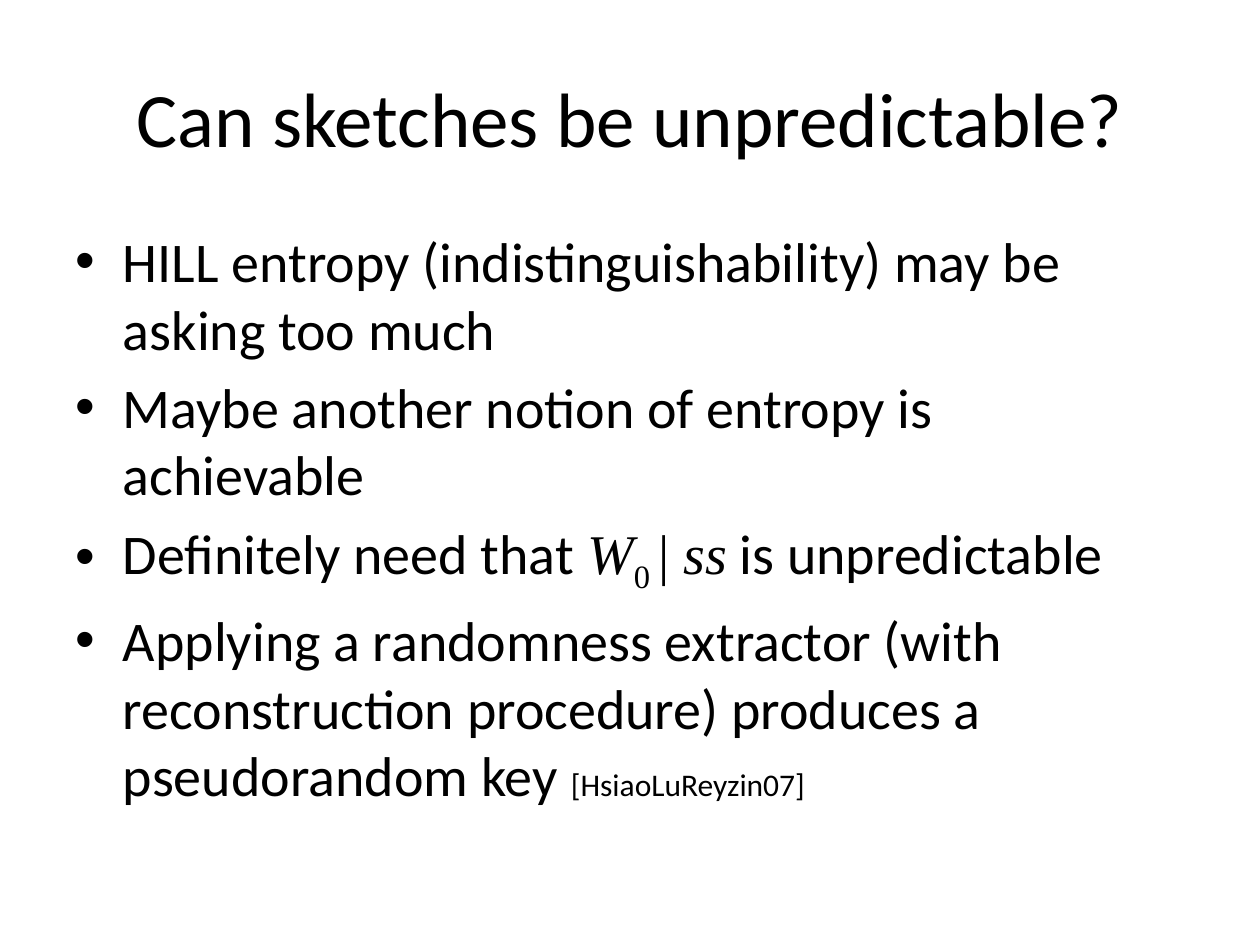
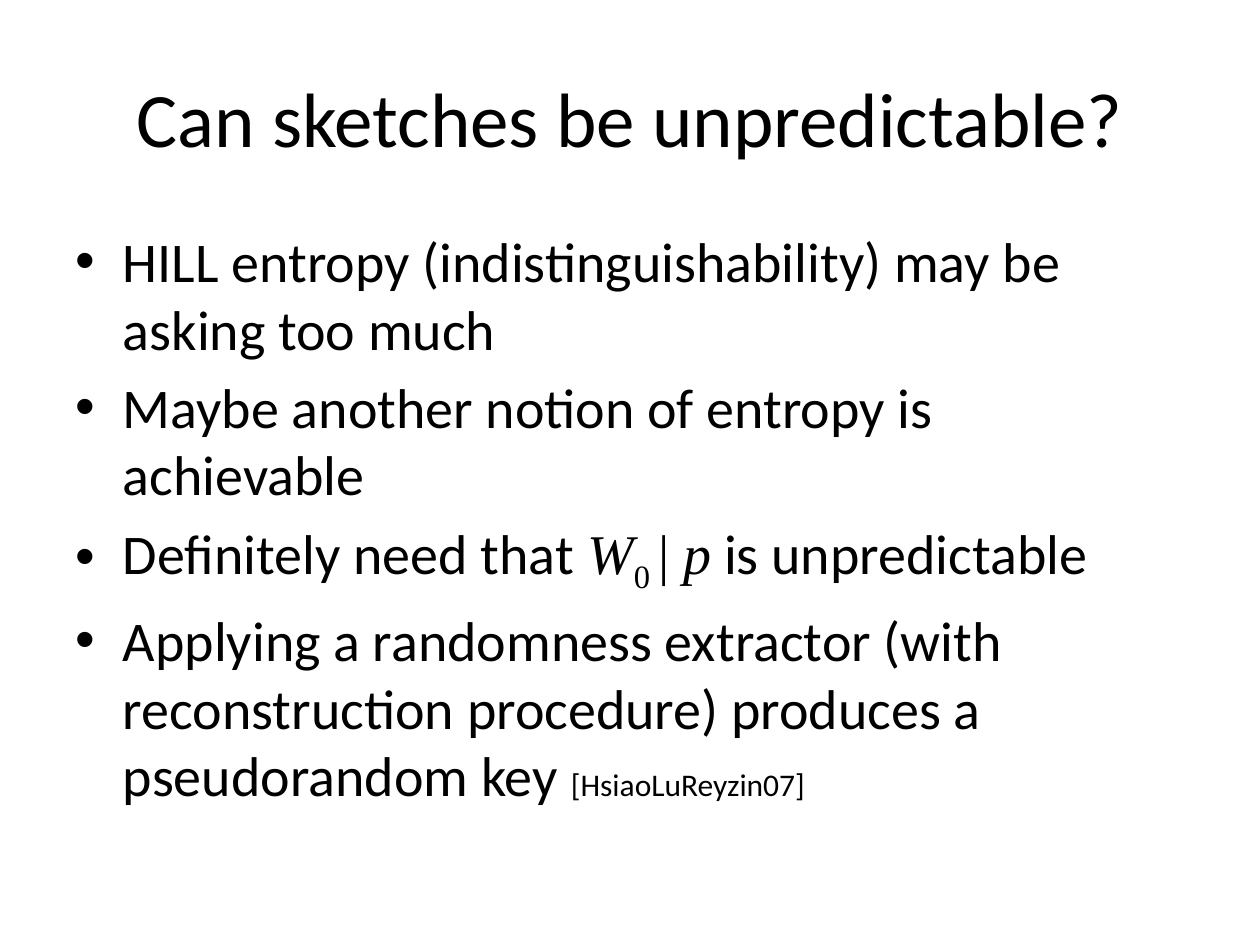
Before and after one commit to xianruimeng/comp-fuzzy-ext, a slide deck: slide 15 of ComputationalFuzzyExtractors.pptx. Drawn at 1260x945 pixels with LibreOffice and Linux fonts; fonts in the diff are those of the drawing. Boxes give left, top, right and bottom in pixels: in the first picture for what was removed or moved away, otherwise in the second. Text is boxed around its words. In the diff, an @@ line names an element or a change of style, - is before the commit and + after.

```diff
--- a/ComputationalFuzzyExtractors.pptx
+++ b/ComputationalFuzzyExtractors.pptx
@@ text at (123,535,1087,584): text changed @@
-• Definitely need that W0 | ss is unpredictable
+• Definitely need that W0 | p is unpredictable
```
Also in this commit, not shown: 18 other slides changed, 1 other file.
